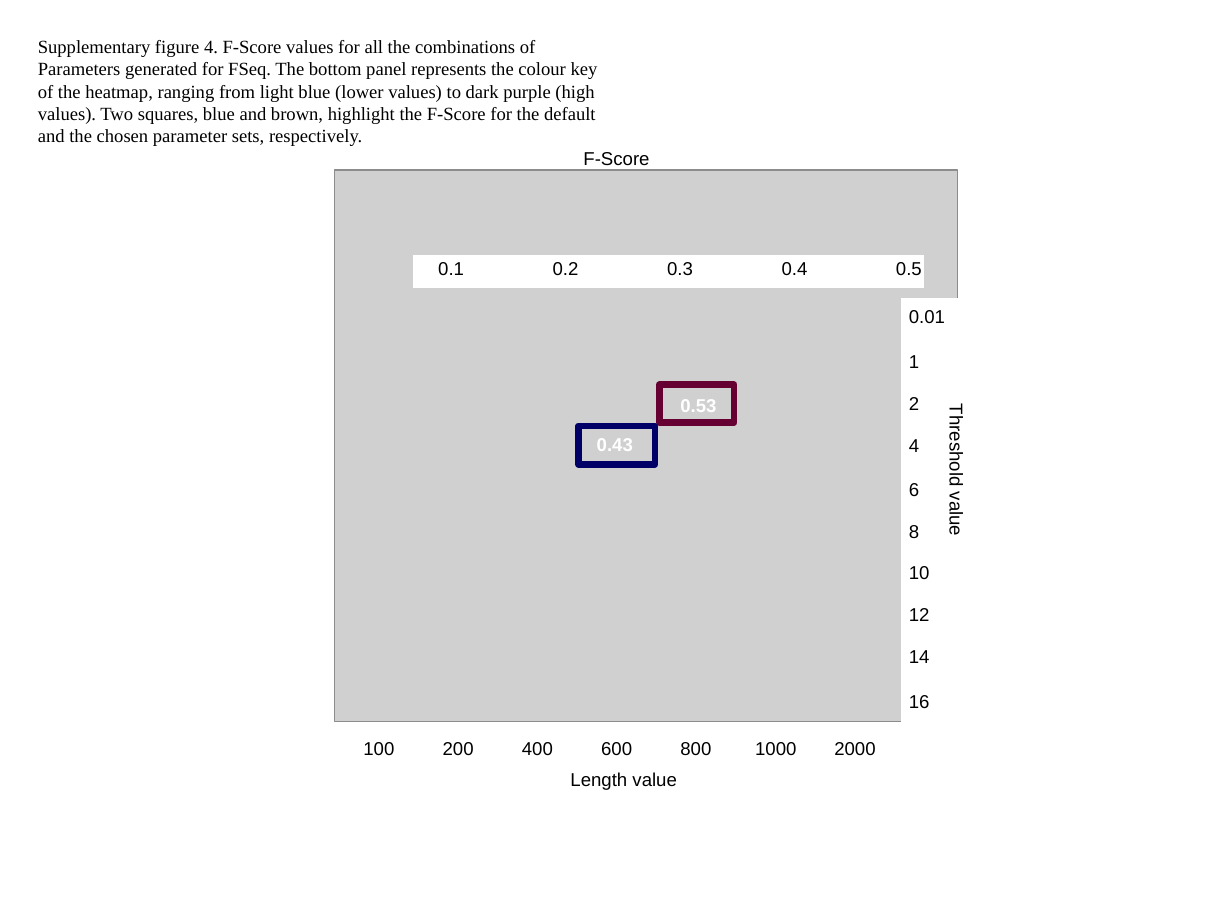
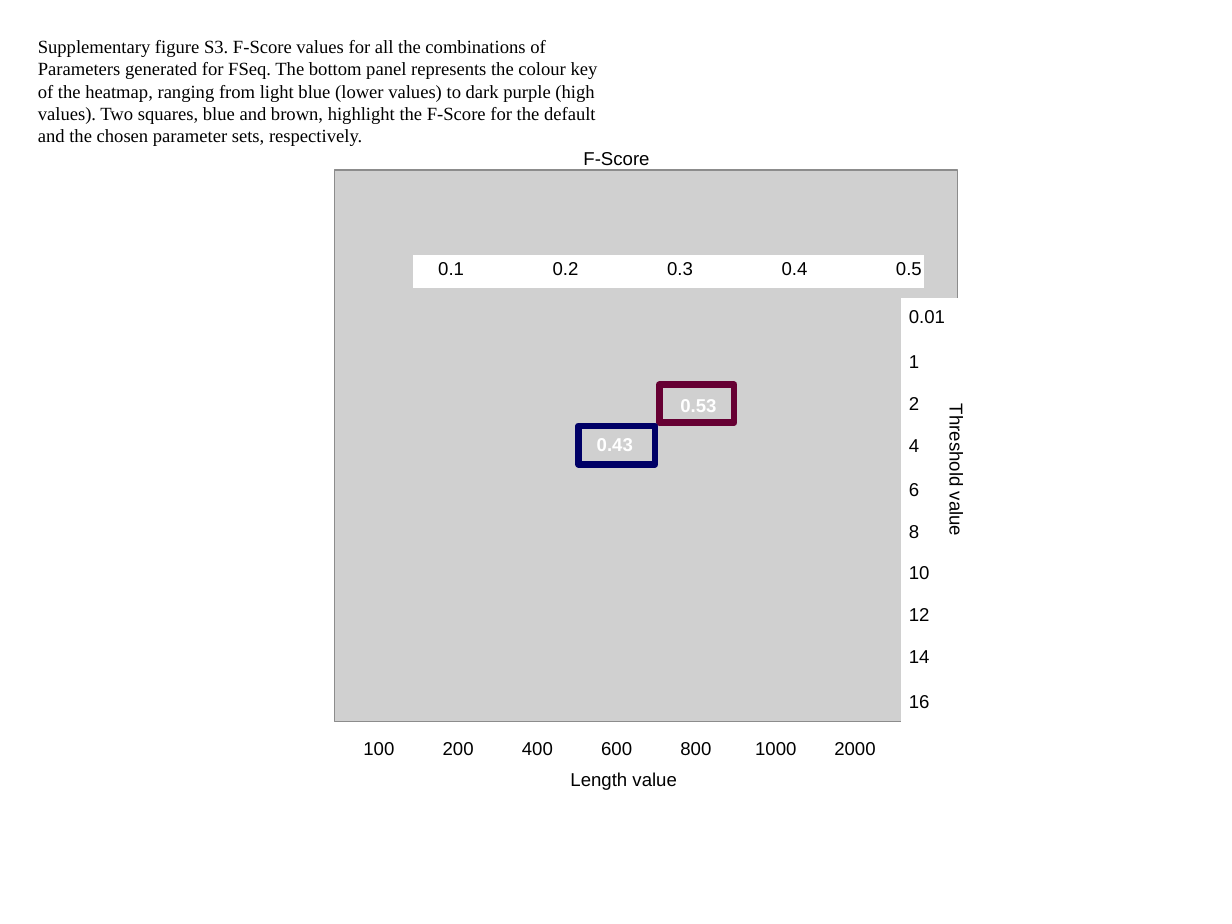
Before and after one commit to jknightlab/ATACseq_pipeline, a slide deck: slide 15 of Core_manuscript/Paper/Figures/ATAC_figures.odp (slide 16 before the commit). Drawn at 1232x924 pixels with LibreOffice and Linux fonts; fonts in the diff are those of the drawing; grey boxes stand for pictures. Boxes give left, top, right and bottom in pixels: in the first picture for what was removed or moved away, otherwise in the second. Text is boxed around its words. In the diff, an @@ line names an element or a change of style, - is before the commit and + after.

Commit message:
added figures about DNase

```diff
--- a/Core_manuscript/Paper/Figures/ATAC_figures.odp
+++ b/Core_manuscript/Paper/Figures/ATAC_figures.odp
@@ text at <box>38,40,546,57</box>: text changed @@
-Supplementary figure 4. F-Score values for all the combinations of
+Supplementary figure S3. F-Score values for all the combinations of
```
Also in this commit, not shown: 6 other slides changed, 4 slides added, 3 slides removed.
